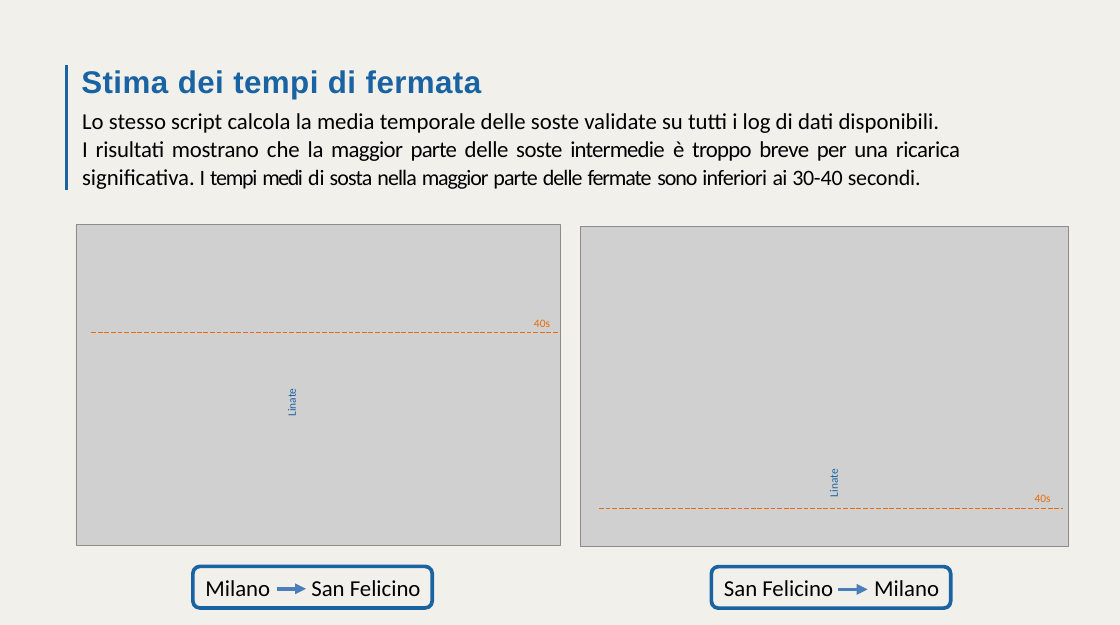
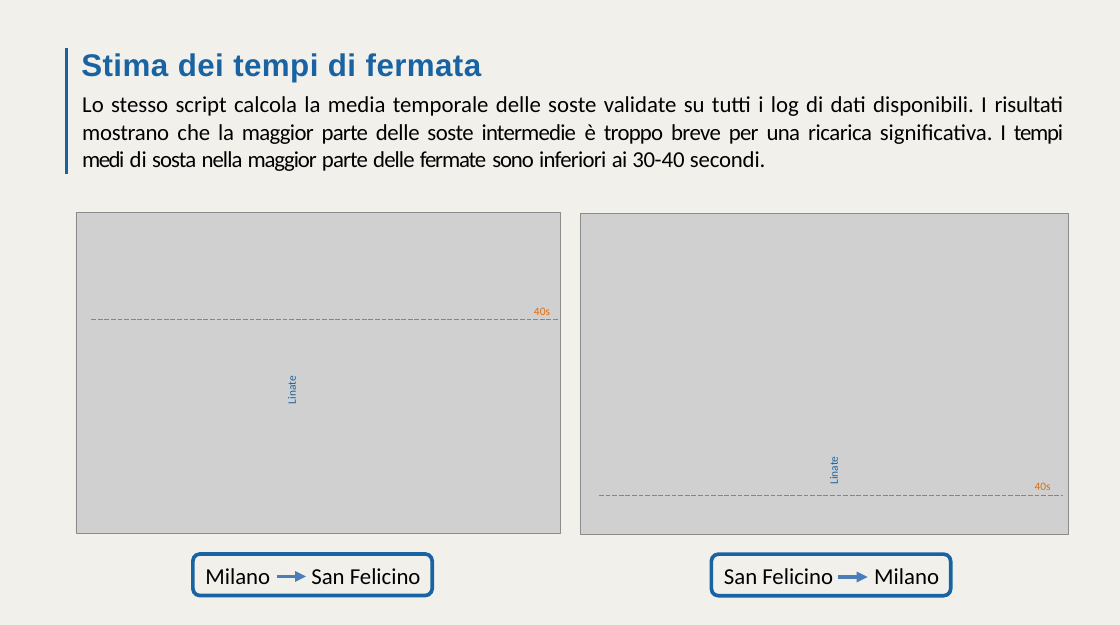
Before and after one commit to Joshuari03/ProgettoASET, a slide deck: slide 7 of Elettrificazione_Strategica_Linea_973.pptx. Drawn at 1120x625 pixels with LibreOffice and Linux fonts; fonts in the diff are those of the drawing; grey boxes stand for pictures. Boxes give left, top, right and bottom in pixels: in the first picture for what was removed or moved away, otherwise in the second. Text is boxed around its words. In the diff, an @@ line names an element or a change of style, - is before the commit and + after.

```diff
--- a/Elettrificazione_Strategica_Linea_973.pptx
+++ b/Elettrificazione_Strategica_Linea_973.pptx
@@ 3 texts, 2 rounded rectangles, 2 lines, 1 arrow, 1 freeform shape: place and size @@
-3 texts, 2 rounded rectangles, 2 lines, 1 arrow, 1 freeform shape at (67,64,1063,608)
+3 texts, 2 rounded rectangles, 2 lines, 1 arrow, 1 freeform shape at (67,47,1063,596)
@@ text at (82,96,1064,171): text changed @@
-Lo stesso script calcola la media temporale delle soste validate su tutti i log di dati disponibili.
-I risultati mostrano che la maggior parte delle soste intermedie è troppo breve per una ricarica significativa. I tempi medi di sosta nella maggior parte delle fermate sono inferiori ai 30-40 secondi.
+Lo stesso script calcola la media temporale delle soste validate su tutti i log di dati disponibili. I risultati mostrano che la maggior parte delle soste intermedie è troppo breve per una ricarica significativa. I tempi medi di sosta nella maggior parte delle fermate sono inferiori ai 30-40 secondi.
@@ 4 texts, 2 pictures, 1 arrow: place and size @@
-4 texts, 2 pictures, 1 arrow at (76,224,1068,596)
+4 texts, 2 pictures, 1 arrow at (76,212,1068,584)
```
Also in this commit, not shown: 9 other slides changed, 4 slides added, 6 slides removed, 1 other file.
